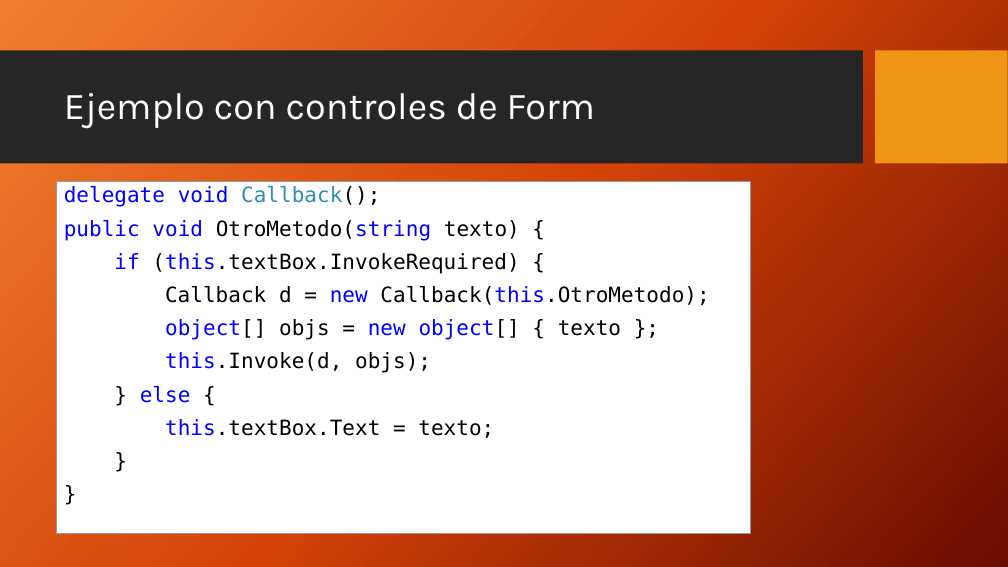
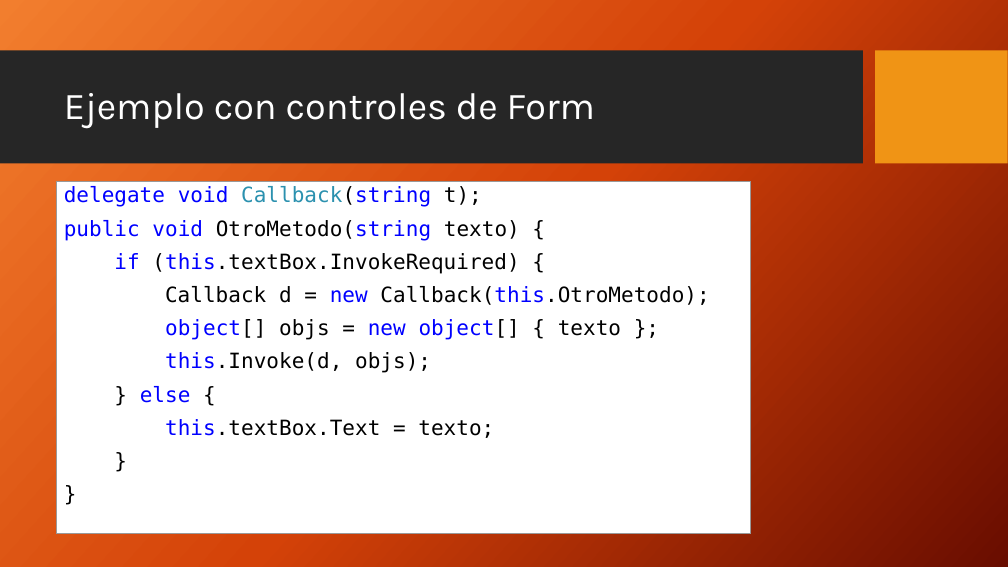
Before and after one commit to FedeDavila1984/utn_prog_y_lab_II, a slide deck: slide 10 of PPTs/ProgramacionII_Clase_22-2019.pptx. Drawn at 1008x567 pixels with LibreOffice and Linux fonts; fonts in the diff are those of the drawing; background and template pictures are left out. Boxes give left, top, right and bottom in pixels: in the first picture for what was removed or moved away, otherwise in the second. Text is boxed around its words. In the diff, an @@ line names an element or a change of style, - is before the commit and + after.

```diff
--- a/PPTs/ProgramacionII_Clase_22-2019.pptx
+++ b/PPTs/ProgramacionII_Clase_22-2019.pptx
@@ text in rectangle at box(64, 186, 482, 207): text changed @@
-delegate void Callback();
+delegate void Callback(string t);
```
Also in this commit, not shown: 26 other files.
